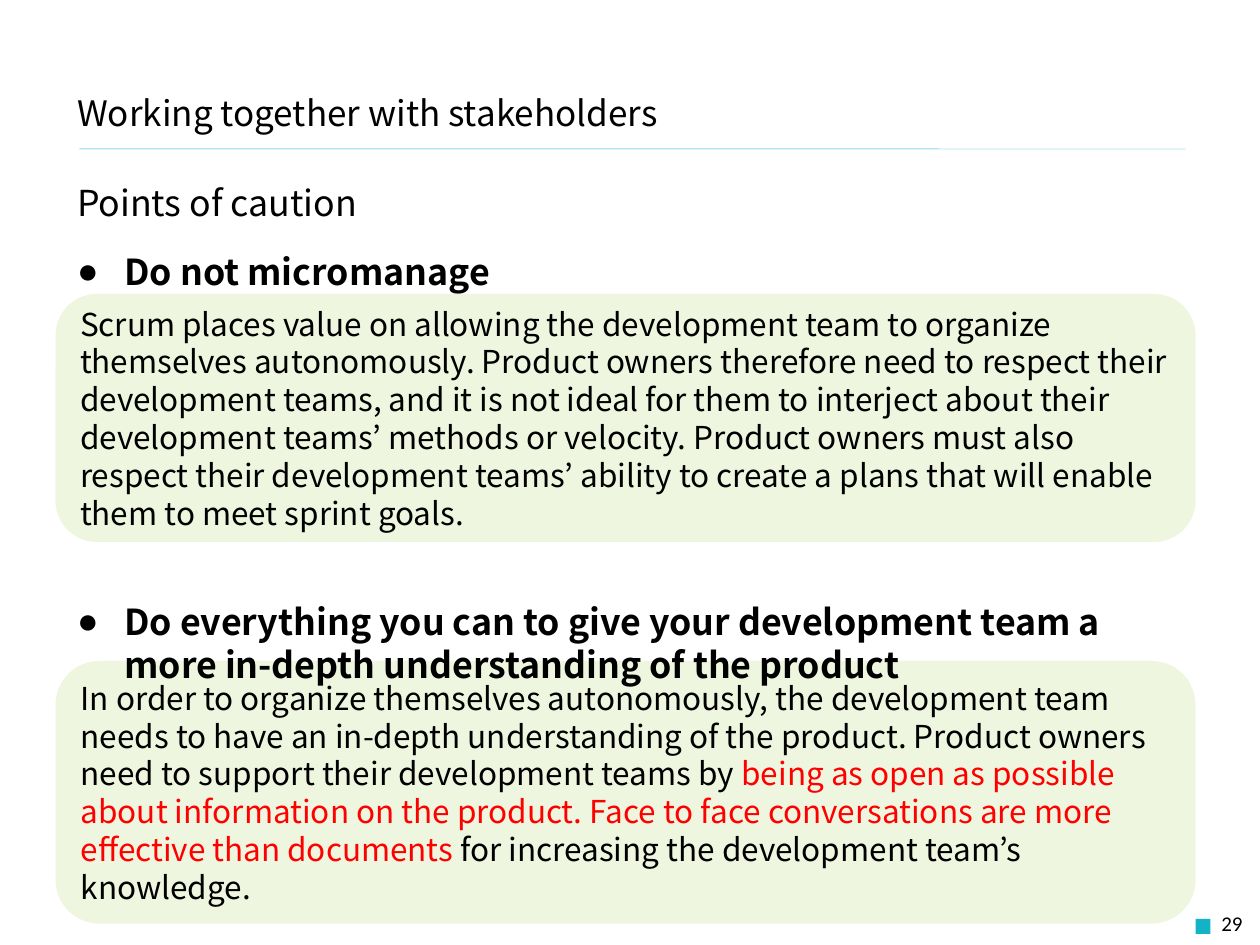
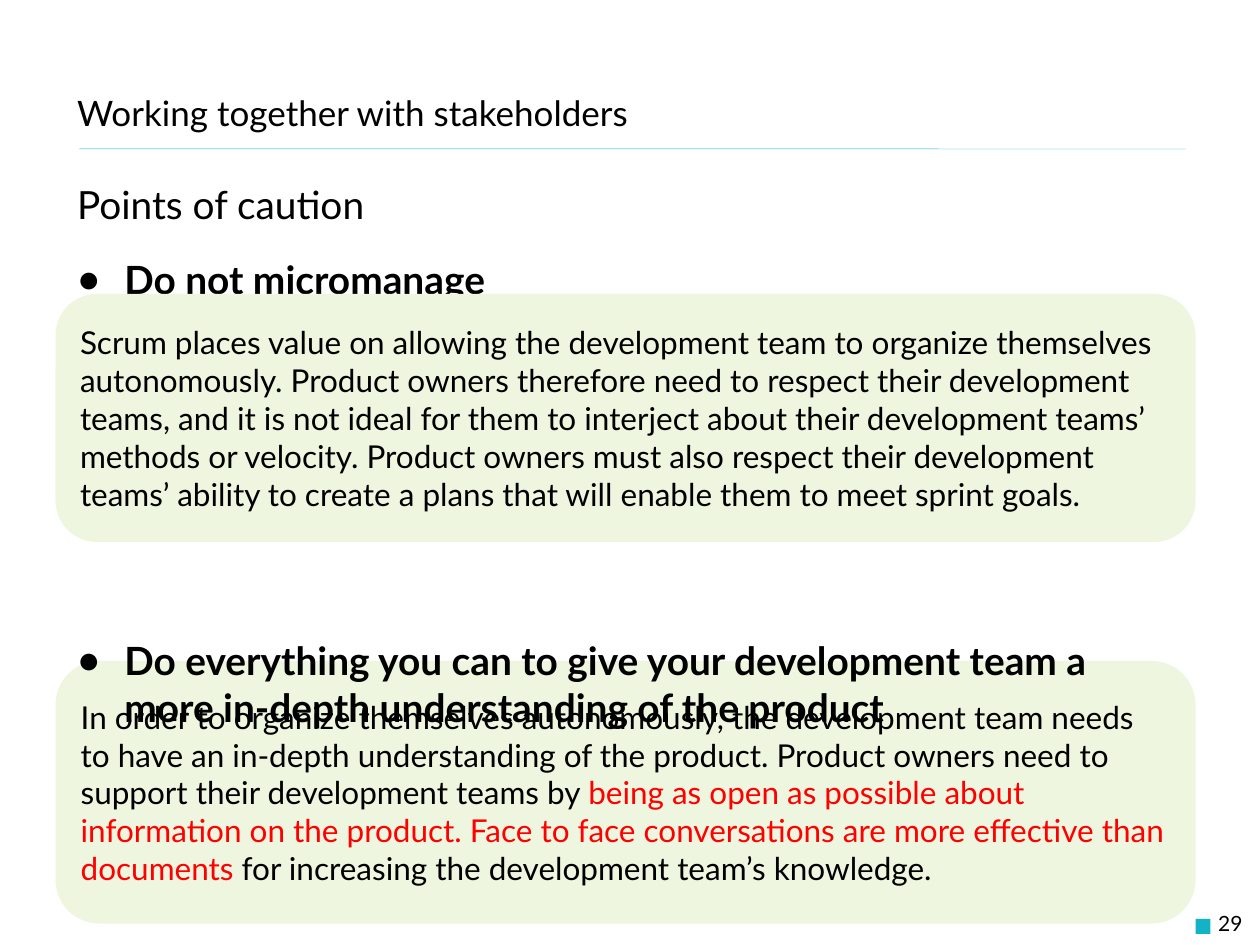
Before and after one commit to Fintan-contents/role-of-product-owner, a slide deck: slide 29 of en/docs/Role_of_product_owners.pptx. Drawn at 1260x945 pixels with LibreOffice and Linux fonts; fonts in the diff are those of the drawing; background and template pictures are left out. Boxes give left, top, right and bottom in pixels: in the first picture for what was removed or moved away, otherwise in the second. Text is boxed around its words. In the diff, an @@ line names an element or a change of style, - is before the commit and + after.

```diff
--- a/en/docs/Role_of_product_owners.pptx
+++ b/en/docs/Role_of_product_owners.pptx
@@ text "Points of caution" at <box>77,190,1086,730</box>: size 20.4 to 22.2 pt, font Noto Sans CJK JP to Lato @@
@@ font Noto Sans CJK JP to Lato in 3 elements at <box>55,662,1196,924</box>, <box>77,100,628,133</box>, <box>55,294,1196,542</box> @@
@@ page number at <box>1218,915,1242,931</box>: font Calibri to Lato @@
```
Also in this commit, not shown: 33 other slides changed, 1 other file.
